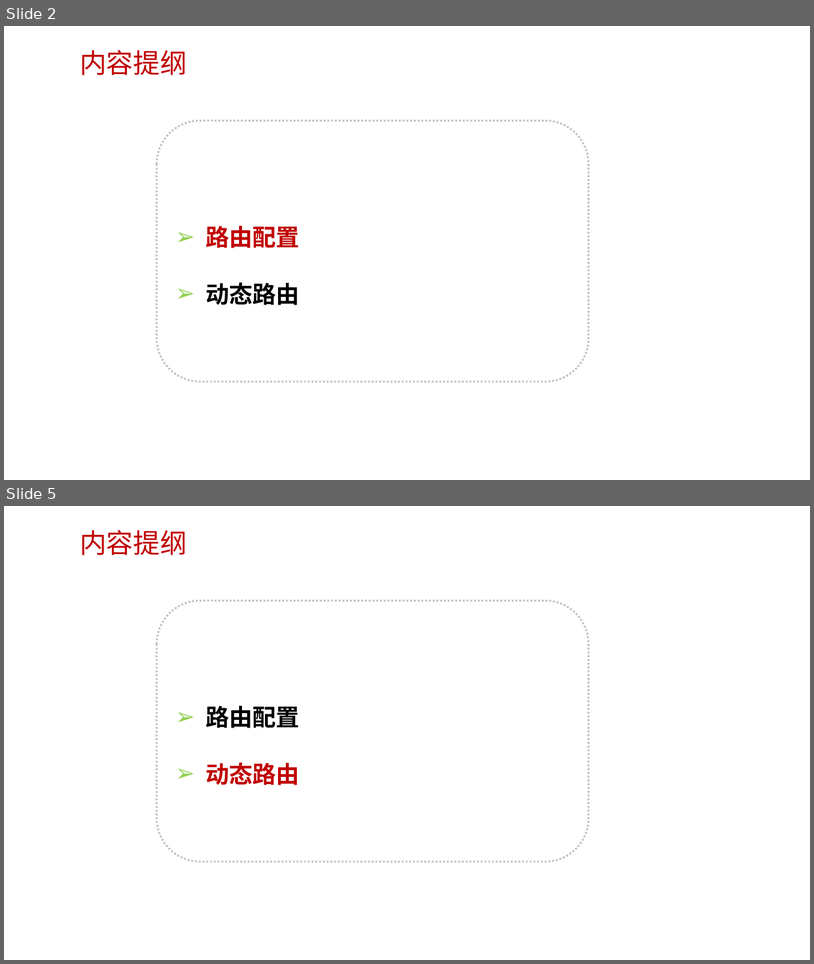
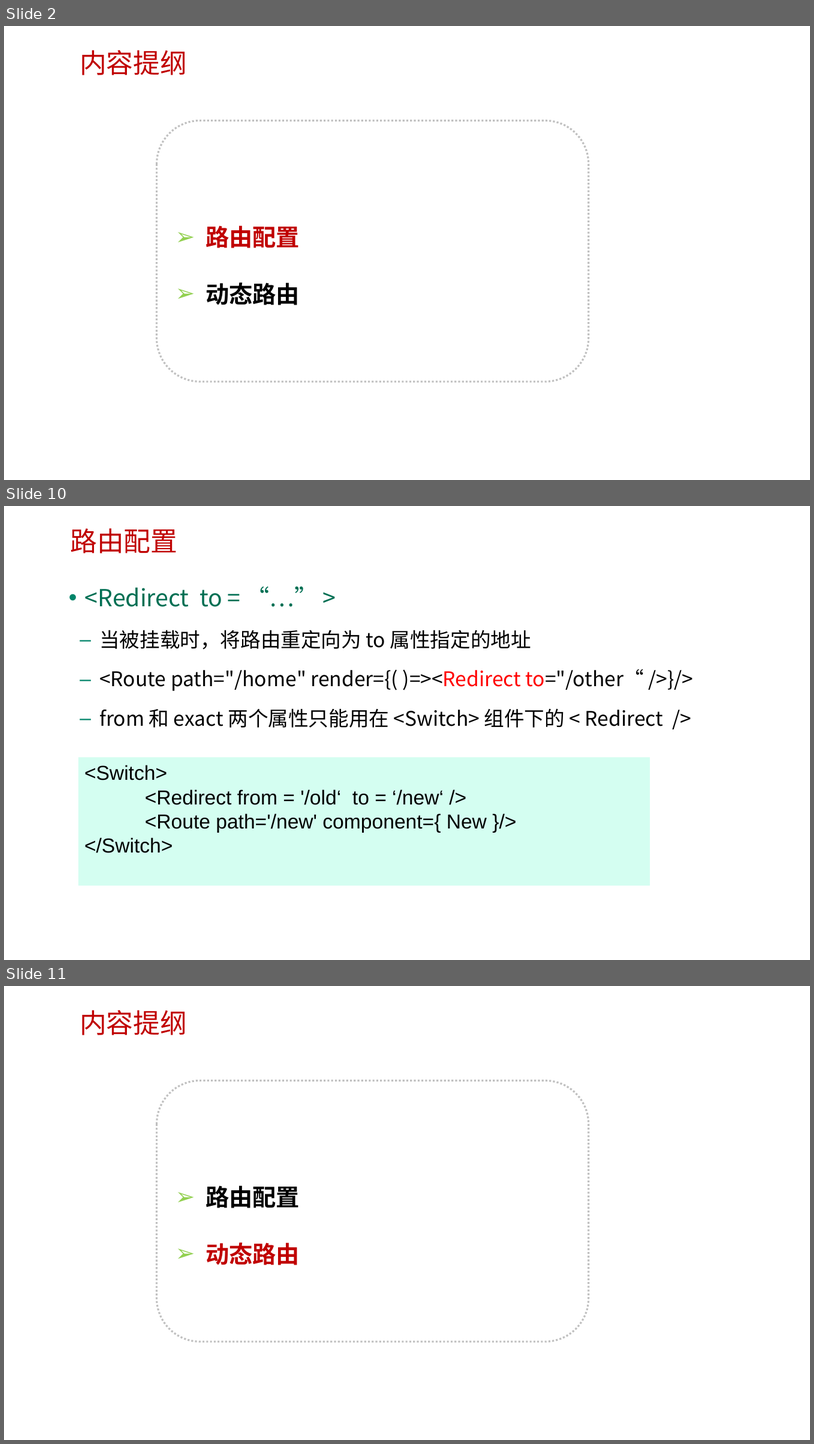
Before and after one commit to HL1115/react, a slide deck: router/ppt/2-1 React 路由.pptx. Shown one above the other, each under a label of ours: slides 2 and 5 before the commit, slides 2, 10 and 11 after it; the slides between them are not shown. The pictures are 814x964 and 814x1444 pixels, drawn with LibreOffice and Linux fonts; fonts in the diff are those of the drawing; background and template pictures are left out. Boxes give left, top, right and bottom in pixels: in the first picture for what was removed or moved away, otherwise in the second. Text is boxed around its words. In the diff, an @@ line names an element or a change of style, - is before the commit and + after.

Commit message:
c router

```diff
--- a/router/ppt/2-1 React 路由.pptx
+++ b/router/ppt/2-1 React 路由.pptx
@@ slide 10 added at [4,506,810,960], background picture (left out) @@
@@ text added at [70,528,177,553], 32 pt, text #C00000 @@
+路由配置
@@ text added at [85,587,663,727], 24 pt, text #000000 @@
+• <Redirect to = “…” >
+  – 当被挂载时，将路由重定向为 to 属性指定的地址
+  – <Route path="/home" render={( )=><Redirect to="/other“ />}/>
+  – from 和 exact 两个属性只能用在 <Switch> 组件下的 < Redirect />
@@ rectangle added at [78,757,650,885], fill #D4FEF1, 24 pt, text #000000 @@
+<Switch>
+<Redirect from = '/old‘ to = ‘/new‘ />
+<Route path='/new' component={ New }/>
+</Switch>
@@ what was slide 5 is now slide 11 @@
```
Also in this commit, not shown: 3 slides changed, 6 other slides added, 1 slide removed, 2 other files.
